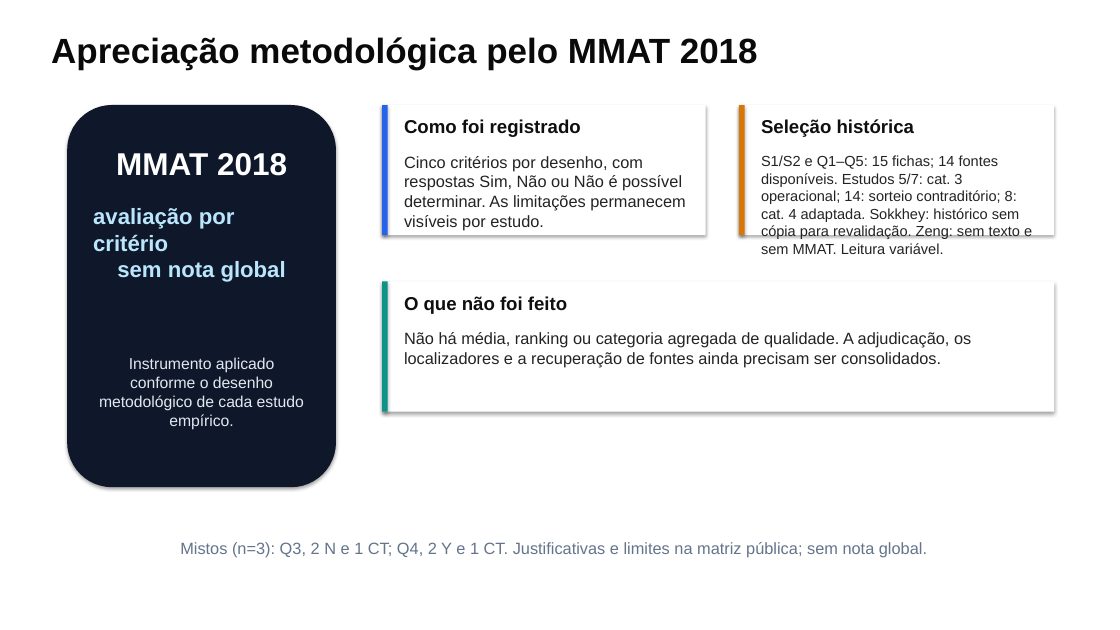
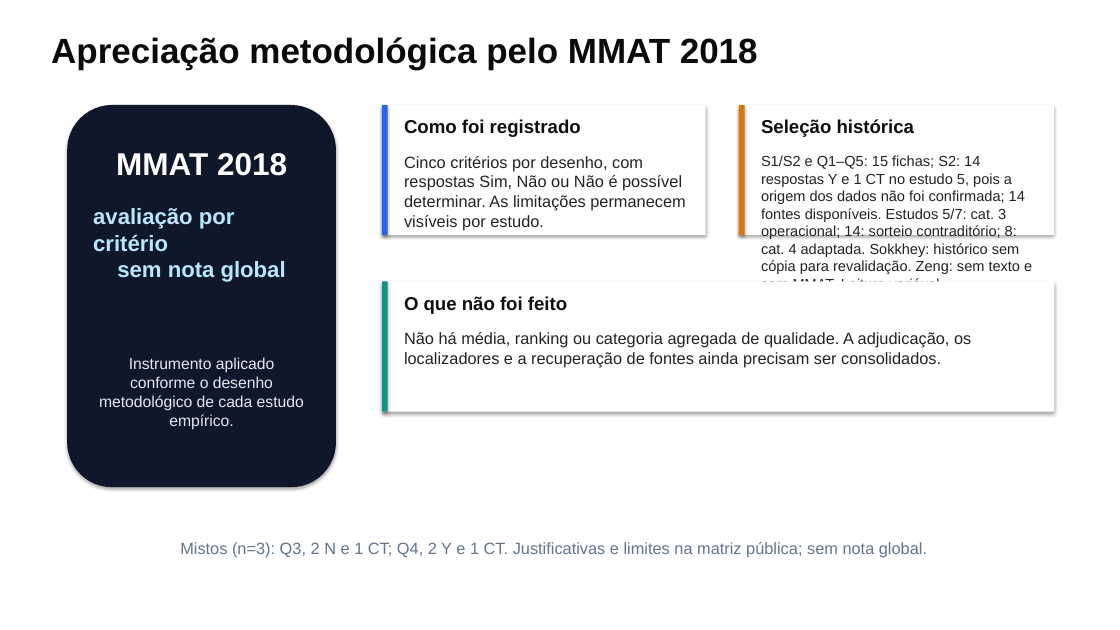
Before and after one commit to thalesfb/ccw, a slide deck: slide 13 of results/tcc/presentation/ensino_personalizado_de_matematica_tcc.pptx. Drawn at 1120x630 pixels with LibreOffice and Linux fonts; fonts in the diff are those of the drawing. Boxes give left, top, right and bottom in pixels: in the first picture for what was removed or moved away, otherwise in the second. Text is boxed around its words. In the diff, an @@ line names an element or a change of style, - is before the commit and + after.

```diff
--- a/results/tcc/presentation/ensino_personalizado_de_matematica_tcc.pptx
+++ b/results/tcc/presentation/ensino_personalizado_de_matematica_tcc.pptx
@@ text at (x1=761, y1=155, x2=1032, y2=282): text changed @@
-S1/S2 e Q1–Q5: 15 fichas; 14 fontes disponíveis. Estudos 5/7: cat. 3 operacional; 14: sorteio contraditório; 8: cat. 4 adaptada. Sokkhey: histórico sem cópia para revalidação. Zeng: sem texto e sem MMAT. Leitura variável.
+S1/S2 e Q1–Q5: 15 fichas; S2: 14 respostas Y e 1 CT no estudo 5, pois a origem dos dados não foi confirmada; 14 fontes disponíveis. Estudos 5/7: cat. 3 operacional; 14: sorteio contraditório; 8: cat. 4 adaptada. Sokkhey: histórico sem cópia para revalidação. Zeng: sem texto e sem MMAT. Leitura variável.
```
Also in this commit, not shown: 30 other files.
